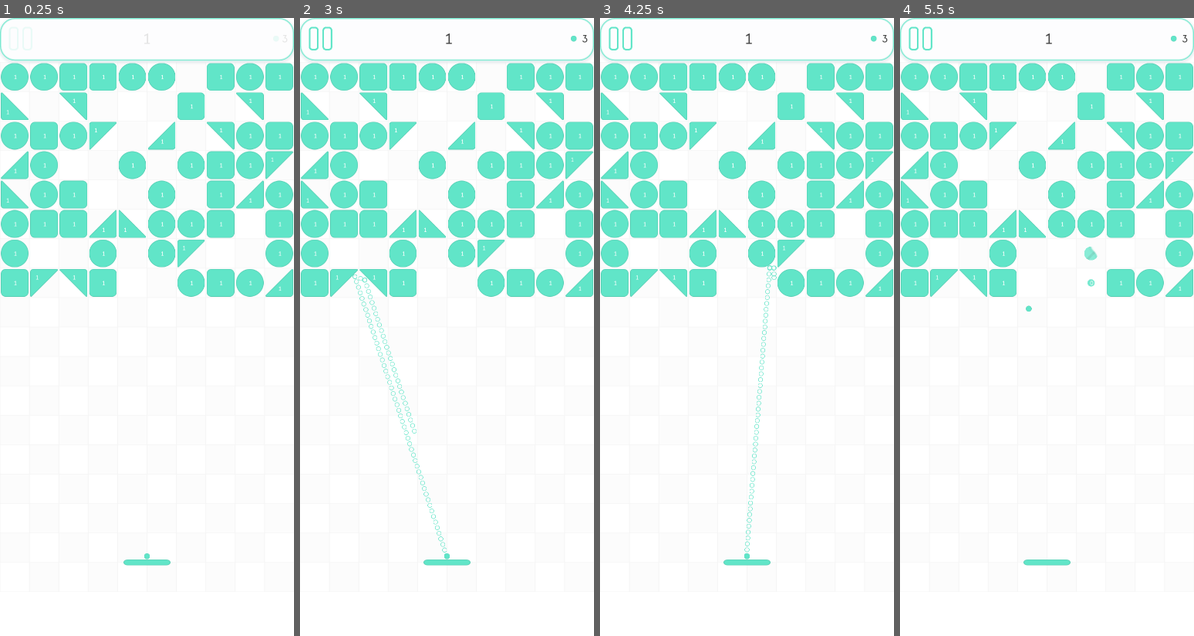
Above: before the commit, frames 1-4 (left to right).
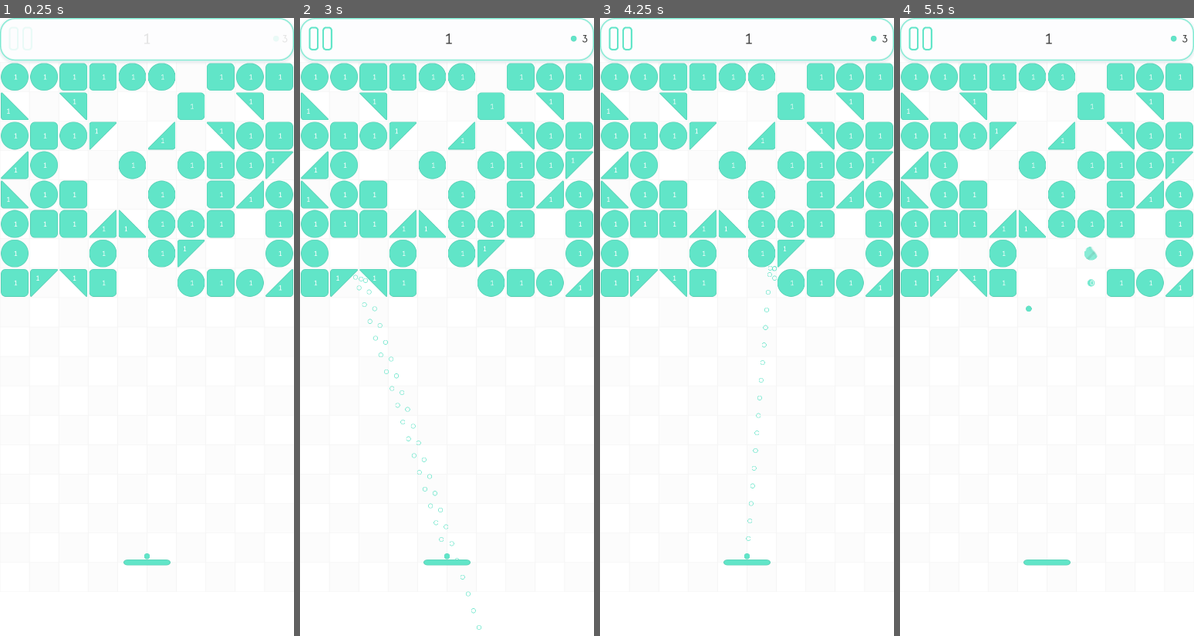
Above: after the commit, the same moments.

Repository: Muneeb1195/paddle-up
Game: Godot game, scene res://Scenes/Level/level_bb_classic.tscn
Same seed, same stepped clock (60 frames per second), same inputs: the game is played once before the commit and once after it. This scene is started directly instead of the project's main scene.
Inputs (mouse positions are in pixels of both pictures, inside the frame that each line leads up to):
- Up to frame 1 (0.25 s): no input
- Up to frame 2 (3 s): tap Enter at 0.5 s; move the mouse to (511, 296) at 0.52 s; press the mouse at (511, 296) at 0.53 s; release the mouse at (511, 296) at 1.25 s; click (320, 36) at 1.25 s; click "Restart" at 2 s; tap Space at 2.75 s; drag from (388, 357) to (447, 592) at 2.77 s
- Up to frame 3 (4.25 s): tap Enter at 3.5 s; move the mouse to (776, 191) at 3.52 s; press the mouse at (776, 191) at 3.53 s
- Up to frame 4 (5.5 s): release the mouse at (1076, 191) at 4.25 s; tap Space at 4.25 s; drag from (1032, 450) to (958, 234) at 4.27 s; tap Enter at 5 s; move the mouse to (1135, 419) at 5.02 s; press the mouse at (1135, 419) at 5.03 s

The runs differ from the first frame. In frame 1, 0.3% of the frame differs, in the area x 2-96%, y 9-45%; in frame 2, 1.0%, in the area x 2-96%, y 9-99%; in frame 3, 0.7%; in frame 4, 0.3%.

Commit message:
v1.7.4: lose-row timing, trajectory spacing/length, brick HP font

Diff:
--- a/Scenes/Brick/brick.tscn
+++ b/Scenes/Brick/brick.tscn
@@ -19,7 +19,7 @@
 size_flags_horizontal = 6
 size_flags_vertical = 6
 theme_override_fonts/font = ExtResource("2_b7vyp")
-theme_override_font_sizes/font_size = 24
+theme_override_font_sizes/font_size = 28
 theme_override_colors/font_color = Color(1, 1, 1, 1)
 horizontal_alignment = 1
 vertical_alignment = 1
--- a/Scripts/Core/game_config.gd
+++ b/Scripts/Core/game_config.gd
@@ -18,6 +18,7 @@
 const SERVE_DELAY : float = 0.5
 const SCORE_INCREMENT : int = 1
 const STARTING_SPEEDS : Array[int] = [400, 500, 600]
+const BRICK_HP_FONT_SIZE : int = 28
 
 # Physics layers (bit values matching project.godot layer names 1-9)
 const LAYER_WALLS : int = 1 << 0
--- a/Scripts/Entities/trajectory.gd
+++ b/Scripts/Entities/trajectory.gd
@@ -9,8 +9,11 @@
 
 # Substep length for the shape sweep; ~1 ball diameter keeps corner grazes honest.
 const SIM_STEP_PX : float = 20.0
+# Cached dots are strided so the guide reads as spaced markers; the sweep
+# itself keeps full resolution for bounce accuracy. Contacts always cached.
+const DOT_STRIDE : int = 3
 const MAX_BOUNCES : int = 3
-const MAX_STEPS : int = 80
+const MAX_STEPS : int = 120
 
 var _circle : CircleShape2D = CircleShape2D.new()
 var _cached_points : PackedVector2Array = PackedVector2Array()
@@ -30,9 +33,9 @@
 	queue_redraw()
 
 func _draw() -> void:
-	var ball_half : Vector2 = Vector2(_circle.radius, _circle.radius)
+	var dot_half : Vector2 = img.get_size() / 2.0
 	for point : Vector2 in _cached_points:
-		draw_texture(img, (point - ball_half).round())
+		draw_texture(img, (point - dot_half).round())
 
 func get_forward_direction() -> Vector2:
 	var dir : Vector2 = global_position.direction_to(get_global_mouse_position())
@@ -79,7 +82,8 @@
 		query.motion = motion
 		var result : PackedFloat32Array = space_state.cast_motion(query)
 		var safe_fraction : float = result[0]
-		_cached_points.append(pos - global_position)
+		if i % DOT_STRIDE == 0:
+			_cached_points.append(pos - global_position)
 		if safe_fraction < 1.0:
 			var contact : Vector2 = pos + motion * safe_fraction
 			_cached_points.append(contact - global_position)
--- a/Scripts/Levels/level_bb.gd
+++ b/Scripts/Levels/level_bb.gd
@@ -86,6 +86,7 @@
 			var label : Label = new_block.get_child(1)
 			sprite.modulate = global._choose_color()
 			label.text = "%2d" % [block_hp]
+			label.add_theme_font_size_override("font_size", GameConfig.BRICK_HP_FONT_SIZE)
 			if type == 1:
 				var rot : float = block_rotation.pick_random()
 				var coll_shape : CollisionPolygon2D = new_block.get_child(2)
@@ -194,6 +195,7 @@
 		var label : Label = block.get_child(1)
 		block.position = Vector2(brick_data["pos_x"], brick_data["pos_y"])
 		label.text = "%2d" % [brick_data["hp"]]
+		label.add_theme_font_size_override("font_size", GameConfig.BRICK_HP_FONT_SIZE)
 		if brick_data["rotation"] != 0:
 			var rot : float = brick_data["rotation"]
 			var coll_shape : Node2D = block.get_child(2) as Node2D
--- a/Scripts/Levels/level_bb_classic.gd
+++ b/Scripts/Levels/level_bb_classic.gd
@@ -111,7 +111,7 @@
 		return
 	_level_transitioning = true
 	level += GameConfig.SCORE_INCREMENT
-	if _lowest_brick_y() >= GameConfig.LOSE_ROW_Y - GameConfig.GRID_SIZE:
+	if _lowest_brick_y() >= GameConfig.LOSE_ROW_Y:
 		_level_transitioning = false
 		bb_classic_in_game_ui._on_lose()
 		return
--- a/Scripts/Levels/level_bb_modern.gd
+++ b/Scripts/Levels/level_bb_modern.gd
@@ -87,7 +87,7 @@
 			bb_modern_in_game_ui.retrieve_balls.scale = Vector2.ONE
 	if level_timer.time_left:
 		level_timer.stop()
-	if _lowest_brick_y() >= GameConfig.LOSE_ROW_Y - GameConfig.GRID_SIZE:
+	if _lowest_brick_y() >= GameConfig.LOSE_ROW_Y:
 		bb_modern_in_game_ui._on_lose()
 		save_manager.bb_mod_dict.clear()
 		save_manager.save_dict(SaveManager.GameKind.BB_MODERN, save_manager.bb_mod_dict)
--- a/project.godot
+++ b/project.godot
@@ -15,7 +15,7 @@
 [application]
 
 config/name="Paddle Up"
-config/version="1.7.3"
+config/version="1.7.4"
 run/main_scene="res://Scenes/Main_Menu_UI/main_menu_ui.tscn"
 config/quit_on_go_back=false
 config/features=PackedStringArray("4.7", "GL Compatibility")
Not shown, changed: export_presets.cfg
Not shown, changed: .github/workflows/build.yml
